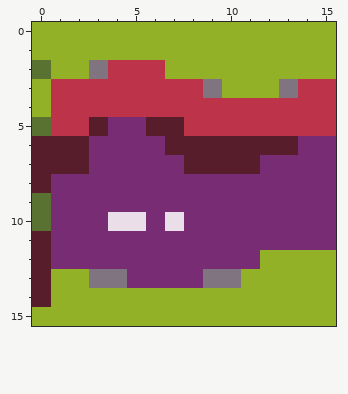
A pixel-art sprite gets an edit: images/rio g1.png. Above, as it was before the edit.
The file is 16x16 pixels.
And afterwards:
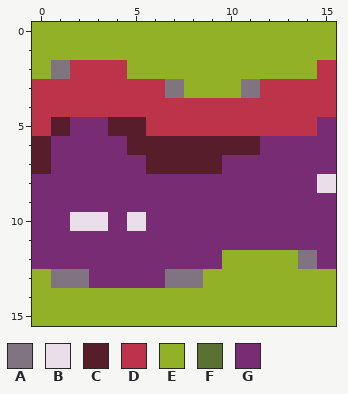
Palette (. is transparent): A #7f747f  B #eadee9  C #581d2b  D #bc334a  E #93b126  F #5a7231  G #782c73
The edit:
y 2: x 0..3 FEEA -> EADD; x 5..6 DD -> EE; x 15 E -> D
y 3: x 0 E -> D; x 7..9 DDA -> AEE; x 11..13 EEA -> ADD
y 4: x 0 E -> D
y 5: x 0..7 FDDCGGCC -> DCGGCCDD; x 15 D -> G
y 6: x 1..2 CC -> GG; x 5..6 GG -> CC; x 12..13 CC -> GG
y 7: x 1..2 CC -> GG; x 6..7 GG -> CC; x 10..11 CC -> GG
y 8: x 0 C -> G; x 15 G -> B
y 9: x 0 F -> G
y 10: x 0 F -> G; x 2..4 GGB -> BBG; x 7 B -> G
y 11: x 0 C -> G
y 12: x 0 C -> G; x 10..11 GG -> EE; x 14..15 EE -> AG
y 13: x 0..4 CEEAA -> EAAGG; x 7..10 GGAA -> AAEE
y 14: x 0 C -> E
Pixel boxes of the changes (left, top, right, bottom) in both pictures:
changed: (32, 60, 336, 307)
